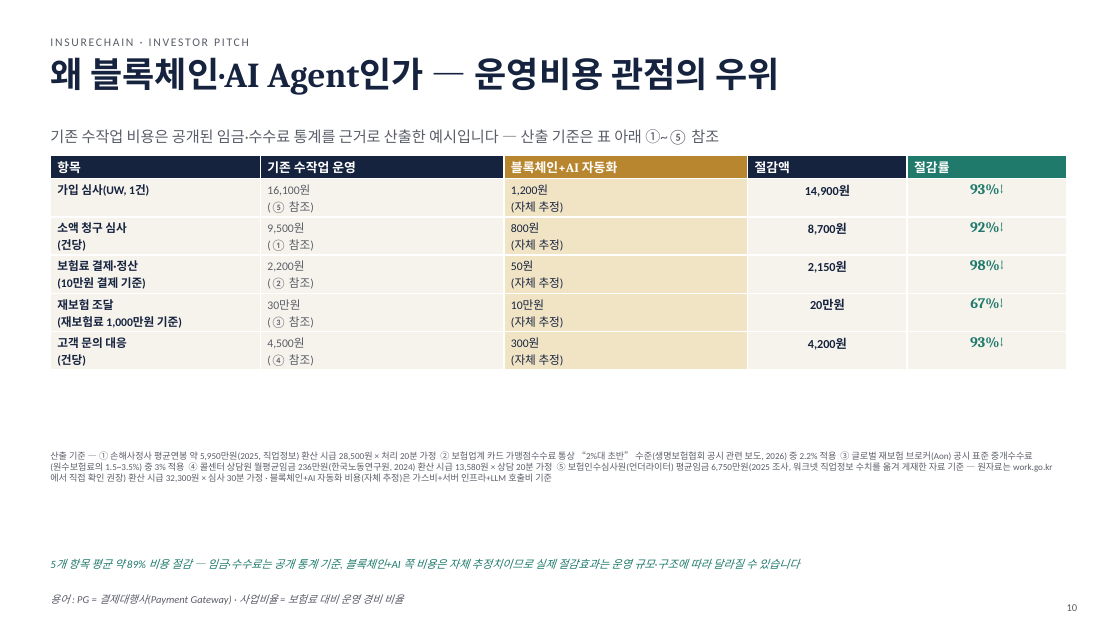
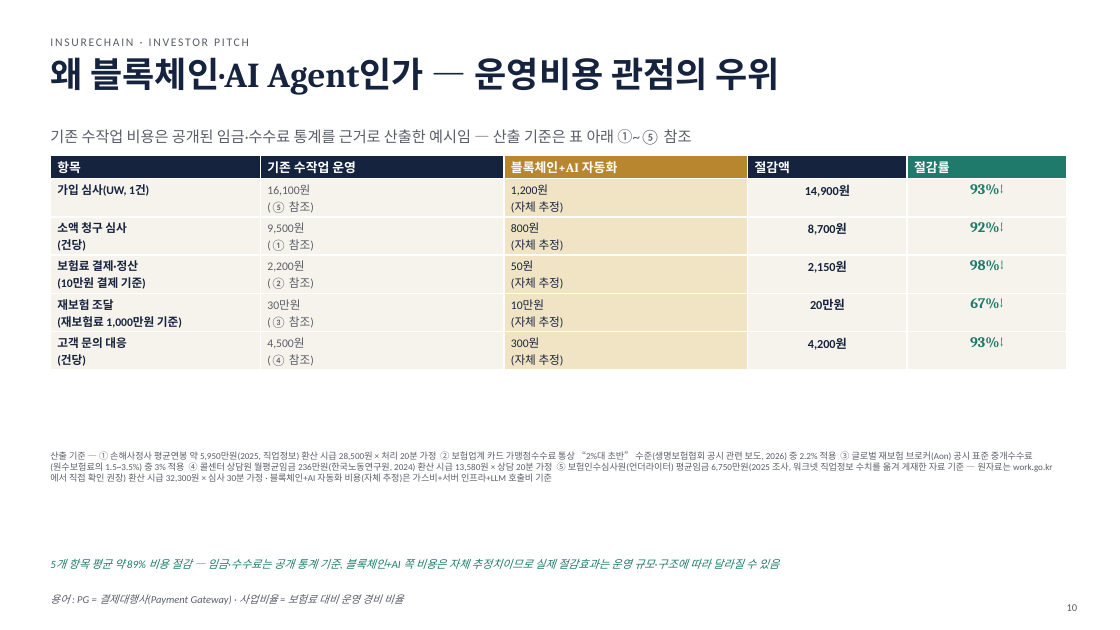
Before and after one commit to leeyonsei78/capstone_project_alpha, a slide deck: slide 10 of 인슈어체인_투자피칭_발표자료.pptx. Drawn at 1120x630 pixels with LibreOffice and Linux fonts; fonts in the diff are those of the drawing. Boxes give left, top, right and bottom in pixels: in the first picture for what was removed or moved away, otherwise in the second. Text is boxed around its words. In the diff, an @@ line names an element or a change of style, - is before the commit and + after.

```diff
--- a/인슈어체인_투자피칭_발표자료.pptx
+++ b/인슈어체인_투자피칭_발표자료.pptx
@@ text at bbox=[50, 129, 692, 145]: text changed @@
-기존 수작업 비용은 공개된 임금·수수료 통계를 근거로 산출한 예시입니다 — 산출 기준은 표 아래 ①~⑤ 참조
+기존 수작업 비용은 공개된 임금·수수료 통계를 근거로 산출한 예시임 — 산출 기준은 표 아래 ①~⑤ 참조
@@ text at bbox=[69, 559, 779, 569]: text changed @@
-5개 항목 평균 약 89% 비용 절감 — 임금·수수료는 공개 통계 기준, 블록체인+AI 쪽 비용은 자체 추정치이므로 실제 절감효과는 운영 규모·구조에 따라 달라질 수 있습니다
+5개 항목 평균 약 89% 비용 절감 — 임금·수수료는 공개 통계 기준, 블록체인+AI 쪽 비용은 자체 추정치이므로 실제 절감효과는 운영 규모·구조에 따라 달라질 수 있음
```
Also in this commit, not shown: 19 other slides changed, 1 other file.
